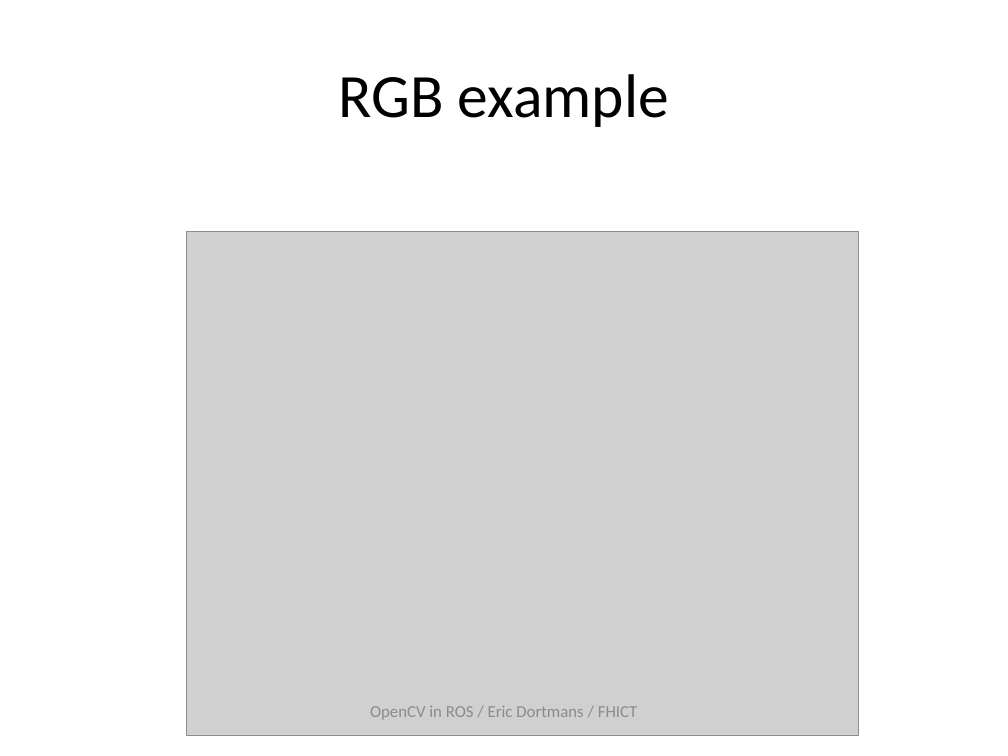
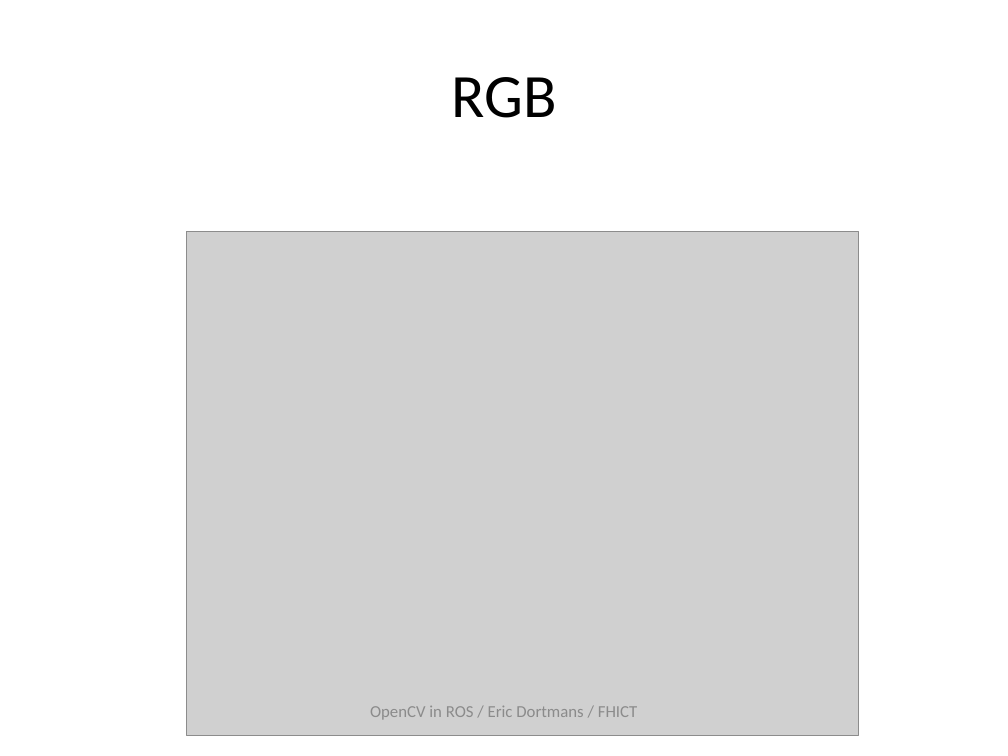
Before and after one commit to dortmans/ros_opencv, a slide deck: slide 29 of doc/ROS_OpenCV.pptx (slide 27 before the commit). Drawn at 1008x756 pixels with LibreOffice and Linux fonts; fonts in the diff are those of the drawing; grey boxes stand for pictures. Boxes give left, top, right and bottom in pixels: in the first picture for what was removed or moved away, otherwise in the second. Text is boxed around its words. In the diff, an @@ line names an element or a change of style, - is before the commit and + after.

```diff
--- a/doc/ROS_OpenCV.pptx
+++ b/doc/ROS_OpenCV.pptx
@@ title at (451, 77, 556, 118): text changed @@
-RGB example
+RGB
```
Also in this commit, not shown: 6 other slides changed, 2 slides added.
